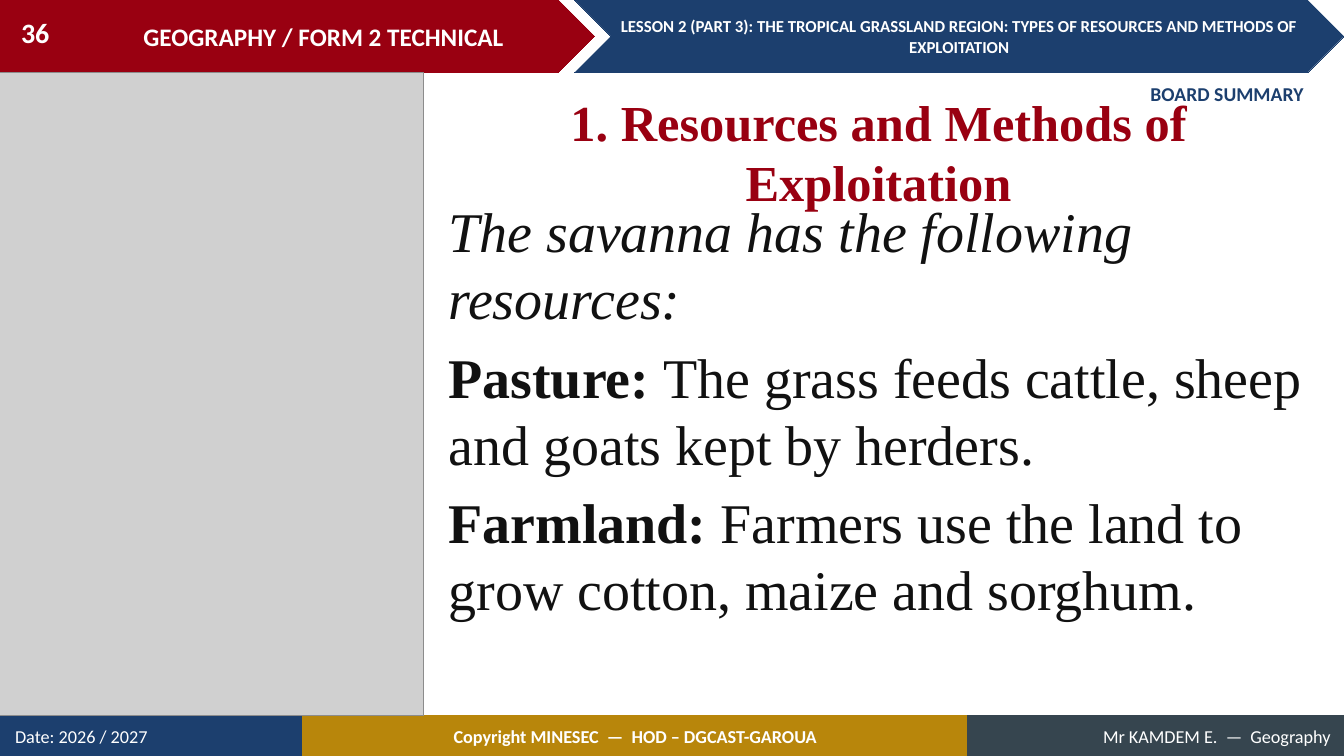
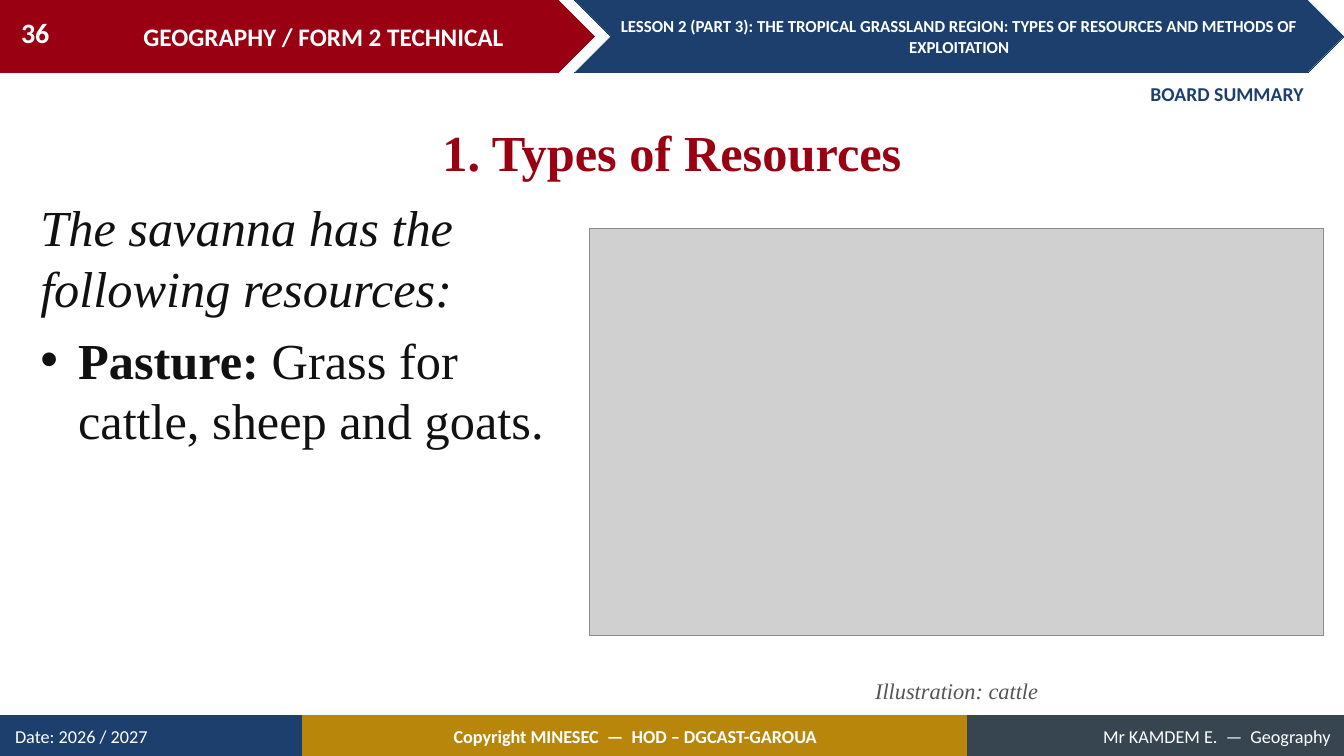
Before and after one commit to Berthautk/linea-github, a slide deck: slide 36 of lecons/F2T/08_S02_L2_P3_Tropical_Grassland_Resources.pptx. Drawn at 1344x756 pixels with LibreOffice and Linux fonts; fonts in the diff are those of the drawing; grey boxes stand for pictures. Boxes give left, top, right and bottom in pixels: in the first picture for what was removed or moved away, otherwise in the second. Text is boxed around its words. In the diff, an @@ line names an element or a change of style, - is before the commit and + after.

```diff
--- a/lecons/F2T/08_S02_L2_P3_Tropical_Grassland_Resources.pptx
+++ b/lecons/F2T/08_S02_L2_P3_Tropical_Grassland_Resources.pptx
@@ picture removed at (0, 73, 423, 716) @@
@@ text added at (442, 135, 901, 181), 36 pt, text #990011, bold @@
+1. Types of Resources
@@ text "The savanna has the following ..." at (40, 211, 544, 450): vertical alignment middle to top @@
@@ text removed at (449, 209, 1301, 621) @@
-The savanna has the following resources:
-Pasture: The grass feeds cattle, sheep and goats kept by herders.
-Farmland: Farmers use the land to grow cotton, maize and sorghum.
@@ text at (40, 211, 544, 450): text changed; text colour #990011 to #111111; bold off @@
-1. Resources and Methods of Exploitation
+The savanna has the following resources:
+• Pasture: Grass for cattle, sheep and goats.
@@ picture added at (590, 228, 1324, 635) @@
@@ text added at (875, 683, 1039, 700), 16 pt, text #555555, italic @@
+Illustration: cattle
```
Also in this commit, not shown: 26 other slides changed, 7 slides added, 36 other files.
